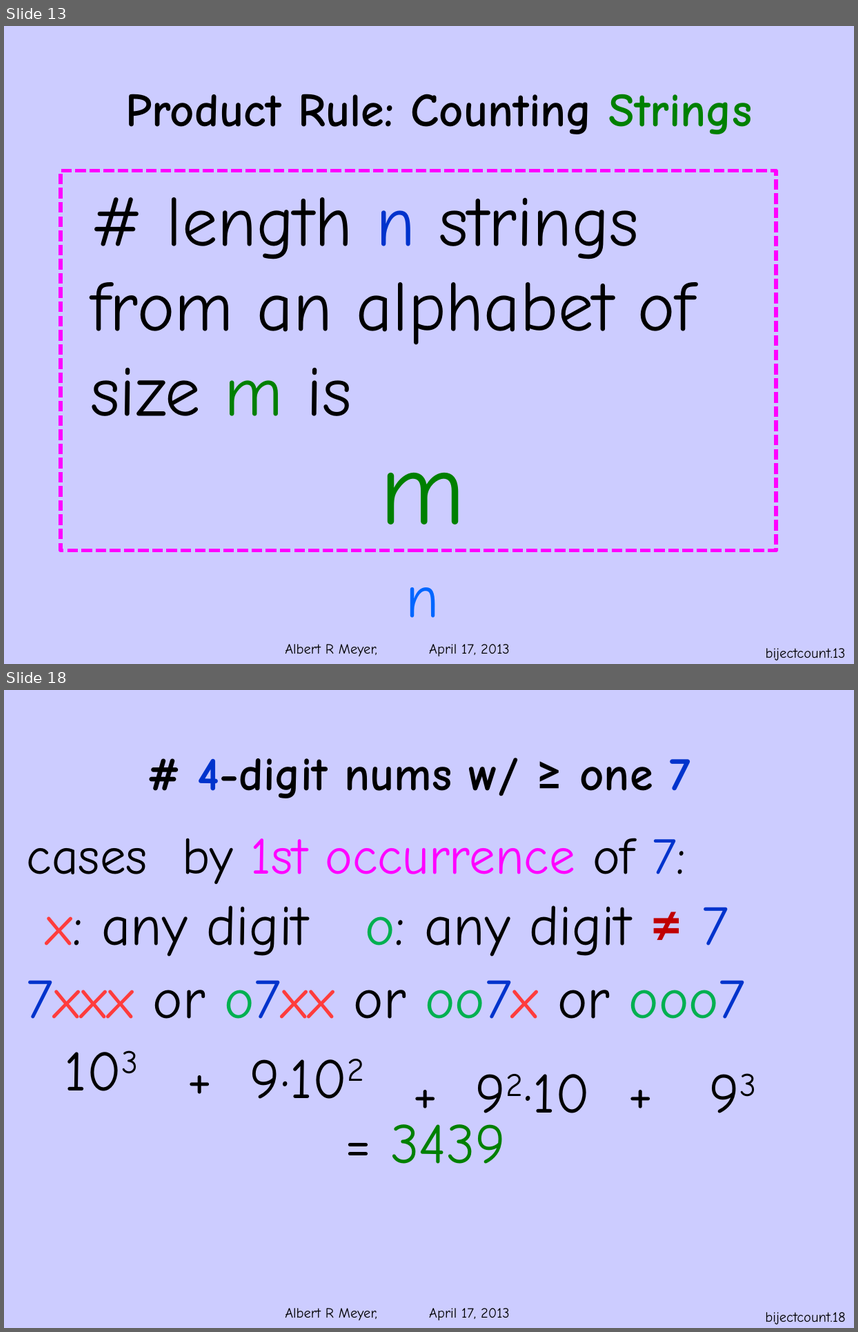
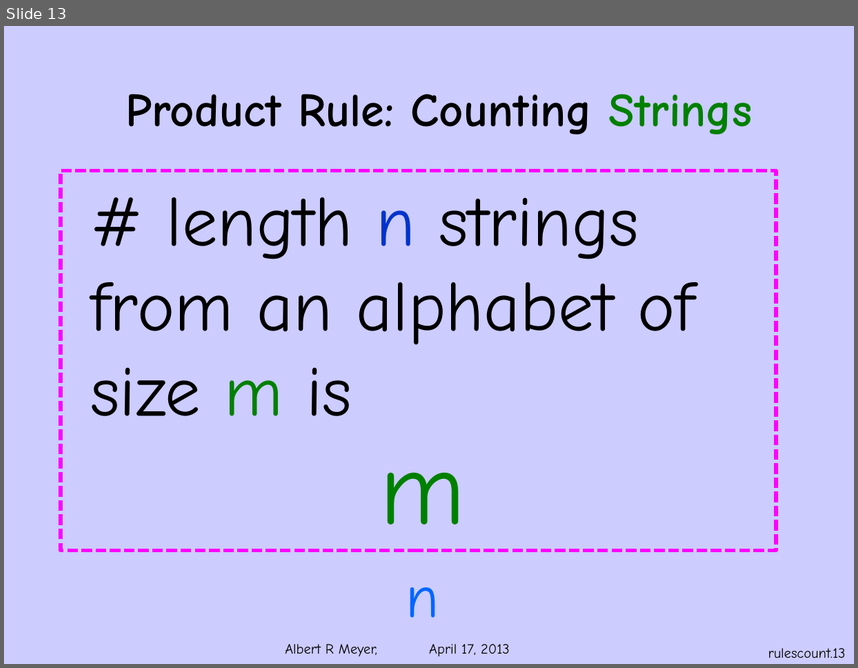
Before and after one commit to armeyer/mcs_web, a slide deck: spring13/slides13/counting.pptx. Shown one above the other, each under a label of ours: slides 13 and 18 before the commit, slide 13 after it; the slides between them are not shown. The pictures are 858x1332 and 858x668 pixels, drawn with LibreOffice and Linux fonts; fonts in the diff are those of the drawing; background and template pictures are left out. Boxes give left, top, right and bottom in pixels: in the first picture for what was removed or moved away, otherwise in the second. Text is boxed around its words. In the diff, an @@ line names an element or a change of style, - is before the commit and + after.

Commit message:
split counting.pptx into counting-rules and bijection-count

```diff
--- a/spring13/slides13/counting.pptx
+++ b/spring13/slides13/counting.pptx
@@ slide 18 removed at [4,690,854,1328], background #CCCCFF; not listed: 1 template element that a slide beside it also shows @@
@@ title removed at [197,758,691,798] @@
-# 4-digit nums w/ ≥ one 7
@@ text removed at [27,838,746,1163] @@
-cases by 1st occurrence of 7:
-  x: any digit o: any digit ≠ 7
-7xxx or o7xx or oo7x or ooo7
-103
-= 3439
@@ text removed at [250,1059,348,1098] @@
-+ 9·102
@@ text removed at [523,1074,590,1113] @@
-+ 92·10 + 93
@@ page number removed at [765,1312,845,1324] @@
-bijectcount.18
@@ page number at [769,648,846,657]: text changed @@
-bijectcount.13
+rulescount.13
```
Also in this commit, not shown: 3 slides changed, 14 other slides removed, 2 other files.
